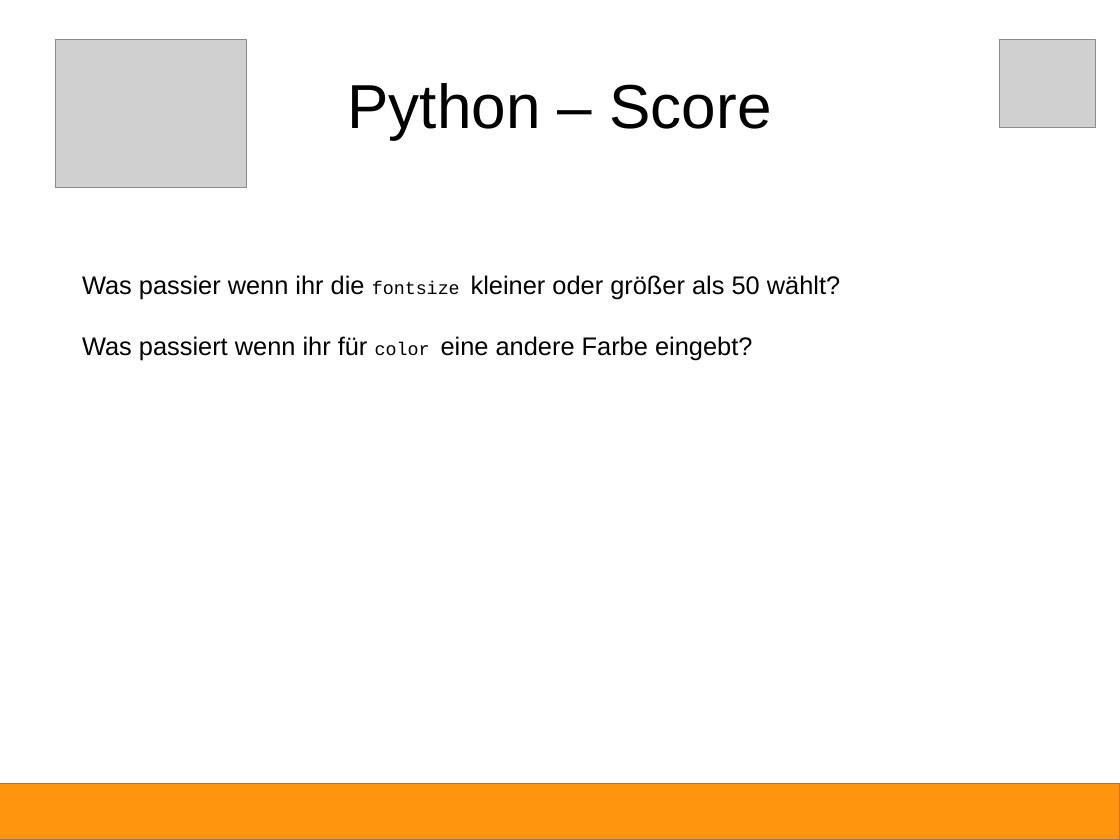
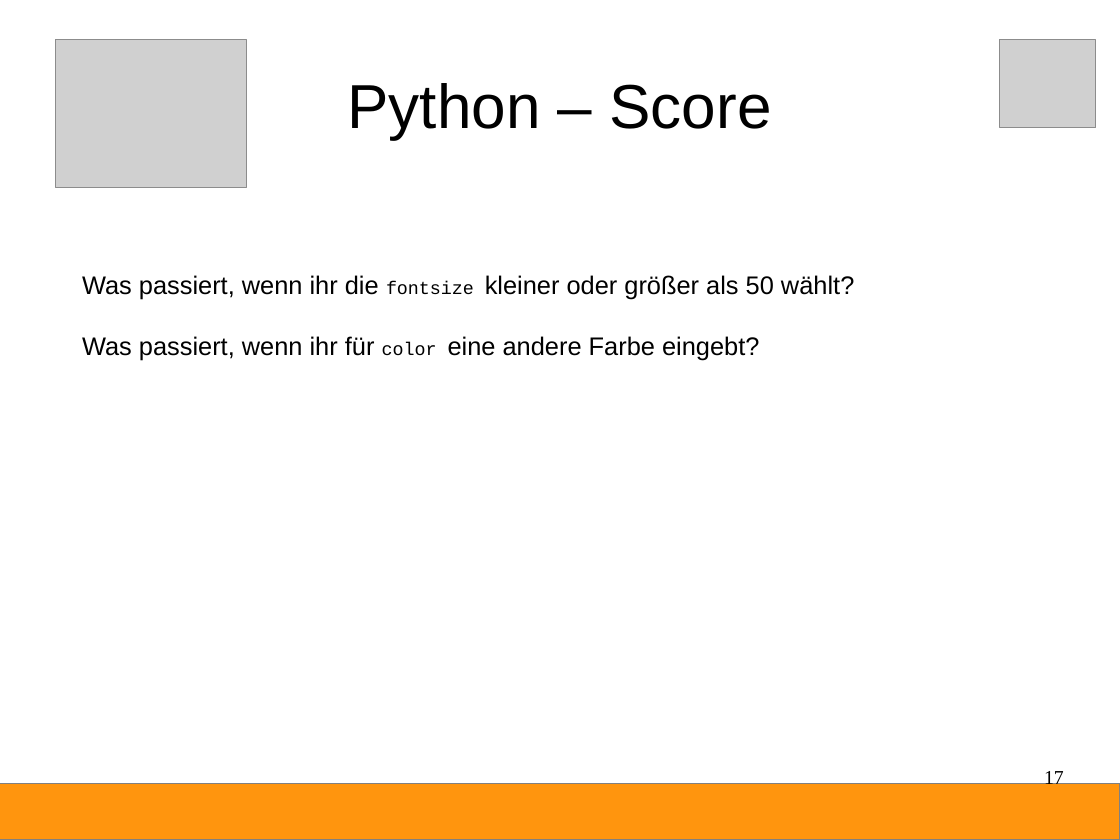
Before and after one commit to Devoxx4KidsDE/python-games, a slide deck: slide 17 of fruchthuhn/Python-Anleitung.odp. Drawn at 1120x840 pixels with LibreOffice and Linux fonts; fonts in the diff are those of the drawing; grey boxes stand for pictures. Boxes give left, top, right and bottom in pixels: in the first picture for what was removed or moved away, otherwise in the second. Text is boxed around its words. In the diff, an @@ line names an element or a change of style, - is before the commit and + after.

```diff
--- a/fruchthuhn/Python-Anleitung.odp
+++ b/fruchthuhn/Python-Anleitung.odp
@@ text at (82, 275, 854, 360): text changed @@
-Was passier wenn ihr die fontsize kleiner oder größer als 50 wählt?
-Was passiert wenn ihr für color eine andere Farbe eingebt?
+Was passiert, wenn ihr die fontsize kleiner oder größer als 50 wählt?
+Was passiert, wenn ihr für color eine andere Farbe eingebt?
@@ page number added at (1044, 771, 1064, 789), 14 pt, text #000000 @@
+17
```
Also in this commit, not shown: 34 other slides changed, 7 slides added, 1 slide removed, 1 other file.
